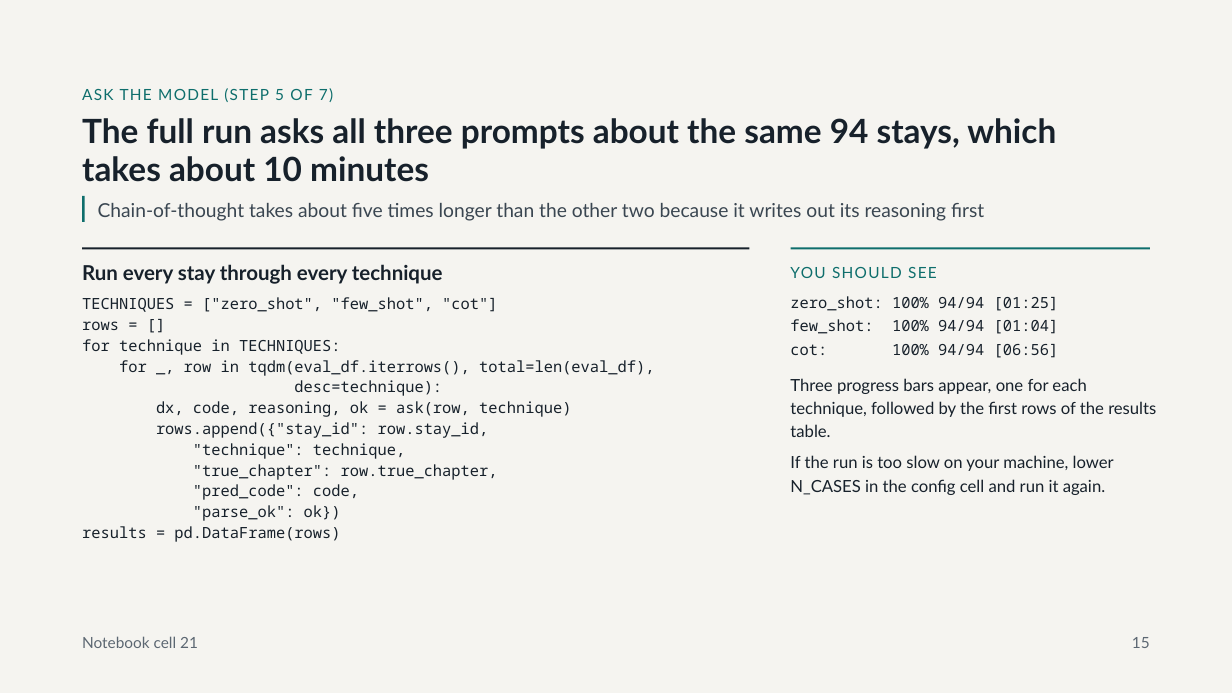
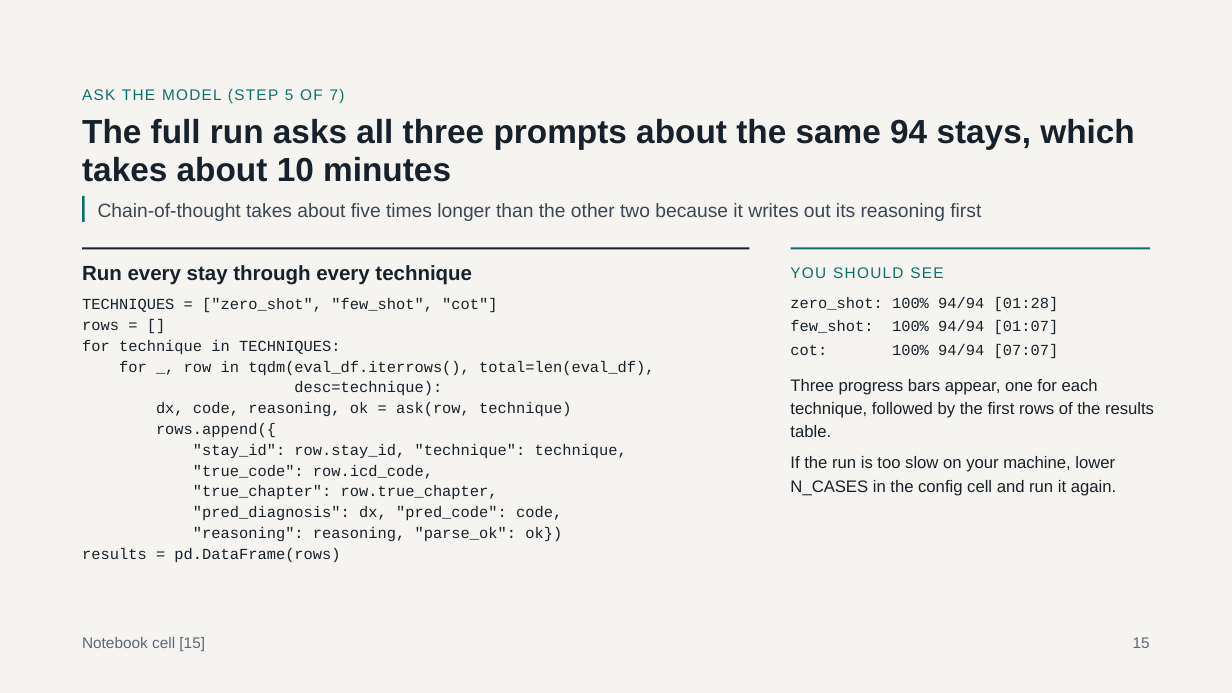
Before and after one commit to bja2376/triage-llm-tutorial, a slide deck: slide 15 of Classifying ED Visits with an LLM.pptx. Drawn at 1232x693 pixels with LibreOffice and Linux fonts; fonts in the diff are those of the drawing. Boxes give left, top, right and bottom in pixels: in the first picture for what was removed or moved away, otherwise in the second. Text is boxed around its words. In the diff, an @@ line names an element or a change of style, - is before the commit and + after.

```diff
--- a/Classifying ED Visits with an LLM.pptx
+++ b/Classifying ED Visits with an LLM.pptx
@@ text at (x1=82, y1=298, x2=654, y2=563): font Noto Sans Mono to Courier New in "TECHNIQUES = ["zero_shot", "few_shot", "cot"]", "rows = []", "for technique in TECHNIQUES:", "for _, row in tqdm(eval_df.iterrows(), total=len(eval_df)," and 4 more places @@
@@ text at (x1=790, y1=297, x2=1059, y2=359): text changed; font Noto Sans Mono to Courier New @@
-zero_shot: 100% 94/94 [01:25]
-few_shot: 100% 94/94 [01:04]
-cot: 100% 94/94 [06:56]
+zero_shot: 100% 94/94 [01:28]
+few_shot: 100% 94/94 [01:07]
+cot: 100% 94/94 [07:07]
@@ text at (x1=156, y1=423, x2=627, y2=479): text changed; font Noto Sans Mono to Courier New @@
-rows.append({"stay_id": row.stay_id,
-"technique": technique,
+rows.append({
+"stay_id": row.stay_id, "technique": technique,
+"true_code": row.icd_code,
@@ text at (x1=193, y1=506, x2=562, y2=542): text changed; font Noto Sans Mono to Courier New @@
-"pred_code": code,
-"parse_ok": ok})
+"pred_diagnosis": dx, "pred_code": code,
+"reasoning": reasoning, "parse_ok": ok})
@@ text at (x1=82, y1=637, x2=205, y2=651): text changed; font Lato to Arial @@
-Notebook cell 21
+Notebook cell [15]
@@ font Lato to Arial in 8 elements at (x1=82, y1=89, x2=345, y2=103), (x1=82, y1=119, x2=1134, y2=182), (x1=98, y1=203, x2=981, y2=221), (x1=82, y1=265, x2=472, y2=285), (x1=790, y1=267, x2=943, y2=278), (x1=790, y1=379, x2=1154, y2=437), (x1=790, y1=456, x2=1116, y2=496), (x1=1133, y1=637, x2=1150, y2=648) @@
```
Also in this commit, not shown: 18 other slides changed.
